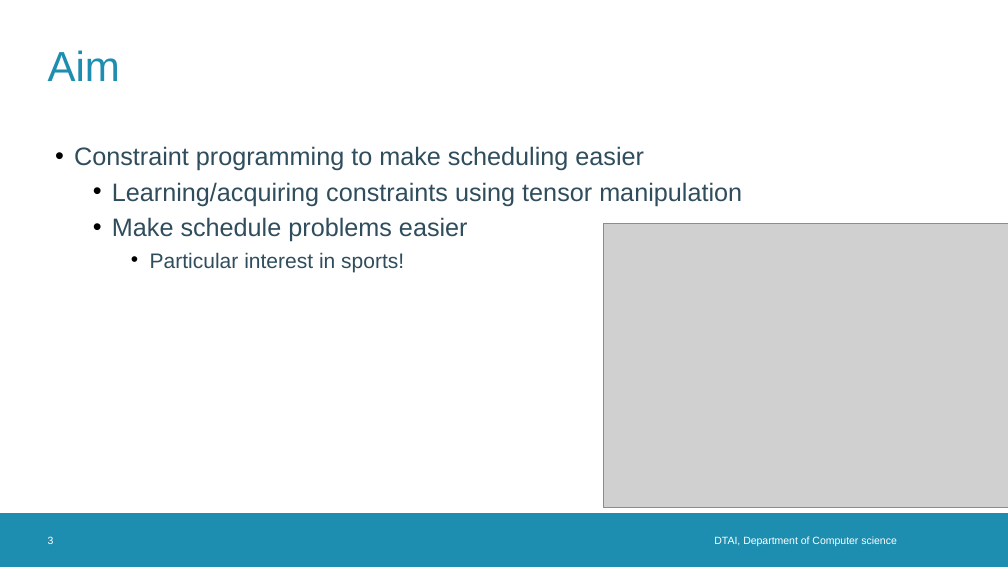
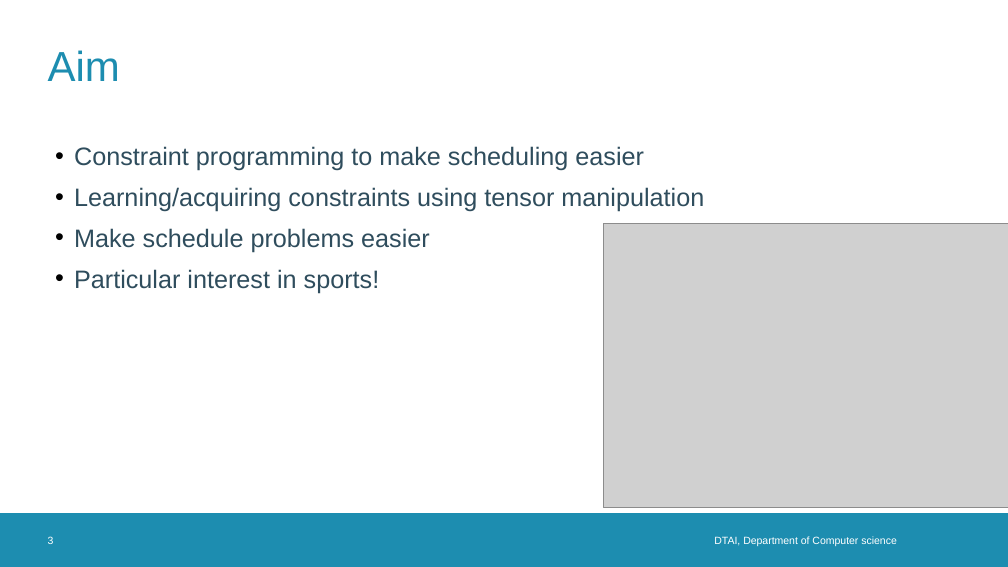
Before and after one commit to TomDBTechB/RoundRobinGenerator, a slide deck: slide 3 of Presentations/intermediate presentation 2.odp. Drawn at 1008x567 pixels with LibreOffice and Linux fonts; fonts in the diff are those of the drawing; grey boxes stand for pictures; background and template pictures are left out. Boxes give left, top, right and bottom in pixels: in the first picture for what was removed or moved away, otherwise in the second. Text is boxed around its words. In the diff, an @@ line names an element or a change of style, - is before the commit and + after.

Commit message:
lots of papers + latex setup for thesis + presentations + first text

```diff
--- a/Presentations/intermediate presentation 2.odp
+++ b/Presentations/intermediate presentation 2.odp
@@ text at bbox=[74, 187, 704, 293]: size 20 to 24 pt in "Particular interest in sports!"; list level 2 to 1 in "Learning/acquiring constraints using tensor manipulation"; list level 2 to 1 in "Make schedule problems easier"; list level 3 to 1 in "Particular interest in sports!" @@
```
Also in this commit, not shown: 6 other slides changed, 6 slides added, 26 other files.
